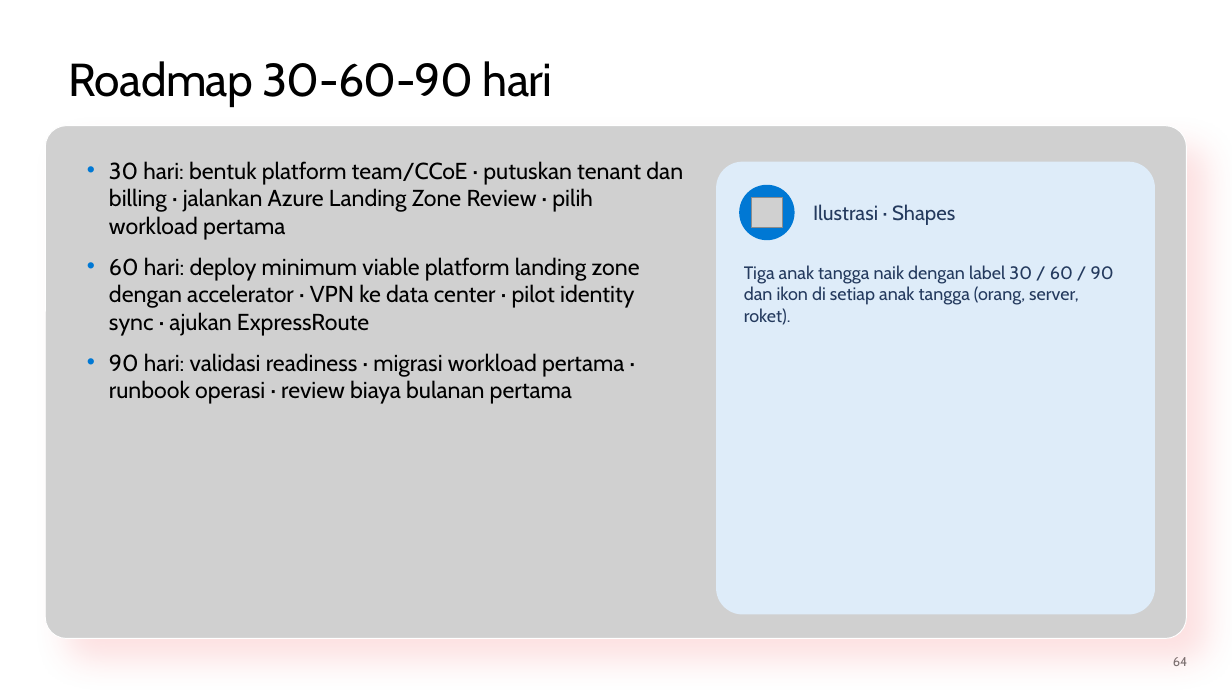
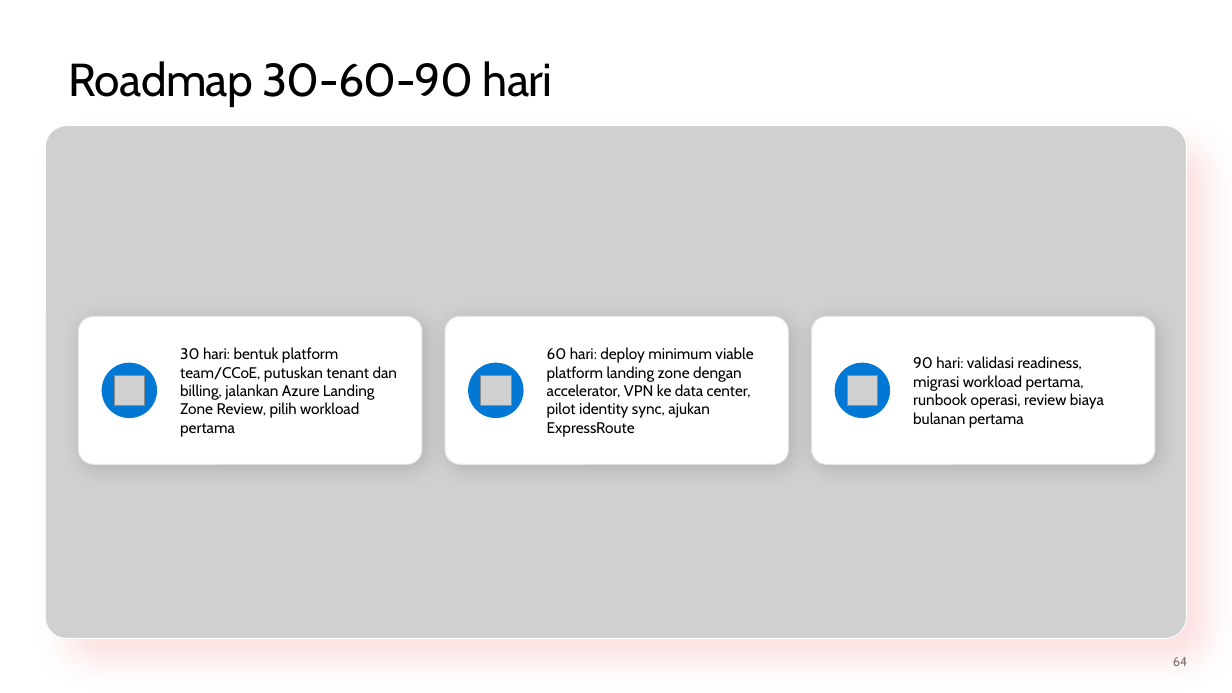
Before and after one commit to medisa-aris/azure-landing-zone-training, a slide deck: slide 64 of slides/pptx/slide_day05_automate-onboard-operate.pptx. Drawn at 1232x693 pixels with LibreOffice and Linux fonts; fonts in the diff are those of the drawing; grey boxes stand for pictures; background and template pictures are left out. Boxes give left, top, right and bottom in pixels: in the first picture for what was removed or moved away, otherwise in the second. Text is boxed around its words. In the diff, an @@ line names an element or a change of style, - is before the commit and + after.

```diff
--- a/slides/pptx/slide_day05_automate-onboard-operate.pptx
+++ b/slides/pptx/slide_day05_automate-onboard-operate.pptx
@@ picture removed at [751,197,782,227] @@
@@ text removed at [813,204,955,225] @@
-Ilustrasi · Shapes
@@ text removed at [744,265,1114,325] @@
-Tiga anak tangga naik dengan label 30 / 60 / 90 dan ikon di setiap anak tangga (orang, server, roket).
@@ rounded rectangle added at [79,316,422,464], fill #FFFFFF, outline #E6E6E6 0.75 pt @@
@@ text "30 hari: bentuk platform team/CCoE, ..." at [180,347,398,437]: vertical alignment top to middle @@
@@ rounded rectangle added at [445,316,789,464], fill #FFFFFF, outline #E6E6E6 0.75 pt @@
@@ rounded rectangle: place and size @@
-rounded rectangle at [716,162,1155,615]
+rounded rectangle at [811,316,1155,464]
@@ rounded rectangle at [811,316,1155,464]: fill #DEECF9 to #FFFFFF; outline none to #E6E6E6 0.75 pt; shadow on; proportions changed @@
@@ text at [180,347,398,437]: text changed; size 18 to 12 pt @@
-• 30 hari: bentuk platform team/CCoE · putuskan tenant dan billing · jalankan Azure Landing Zone Review · pilih workload pertama
-• 60 hari: deploy minimum viable platform landing zone dengan accelerator · VPN ke data center · pilot identity sync · ajukan ExpressRoute
-• 90 hari: validasi readiness · migrasi workload pertama · runbook operasi · review biaya bulanan pertama
+30 hari: bentuk platform team/CCoE, putuskan tenant dan billing, jalankan Azure Landing Zone Review, pilih workload pertama
@@ text added at [547,347,753,437], 12 pt, text #000000 @@
+60 hari: deploy minimum viable platform landing zone dengan accelerator, VPN ke data center, pilot identity sync, ajukan ExpressRoute
@@ text added at [913,356,1104,428], 12 pt, text #000000 @@
+90 hari: validasi readiness, migrasi workload pertama, runbook operasi, review biaya bulanan pertama
@@ ellipse added at [102,362,157,418], fill #0078D4 @@
@@ picture added at [115,375,145,406] @@
@@ ellipse: place and size @@
-ellipse at [739,185,795,240]
+ellipse at [469,362,524,418]
@@ picture added at [481,375,511,406] @@
@@ ellipse added at [835,362,890,418], fill #0078D4 @@
@@ picture added at [848,375,878,406] @@
```
Also in this commit, not shown: 54 other slides changed, 7 other files.
